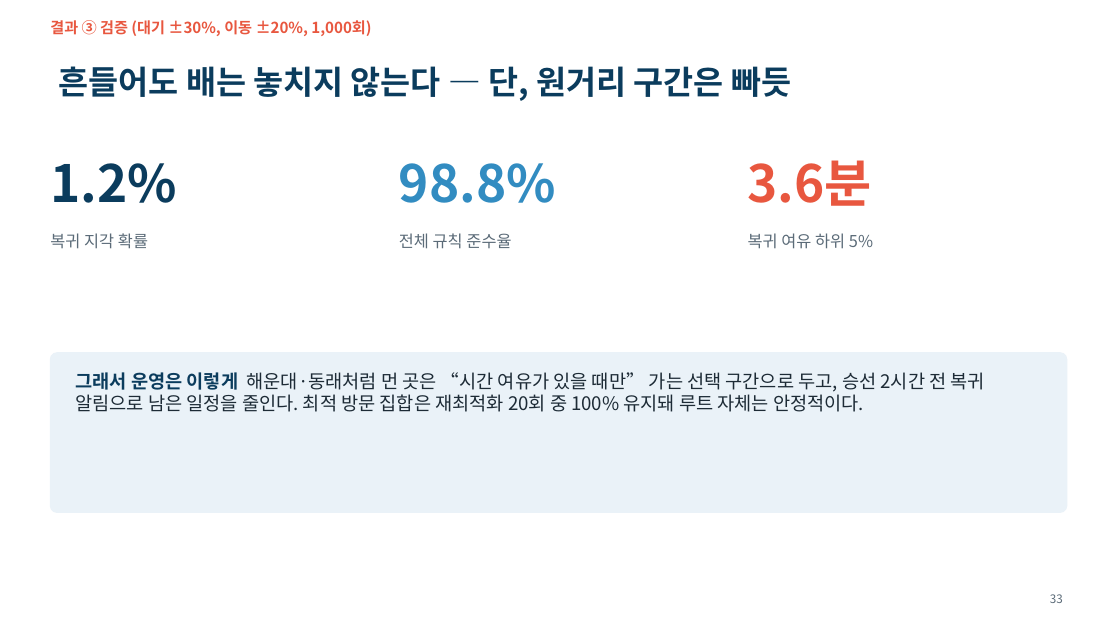
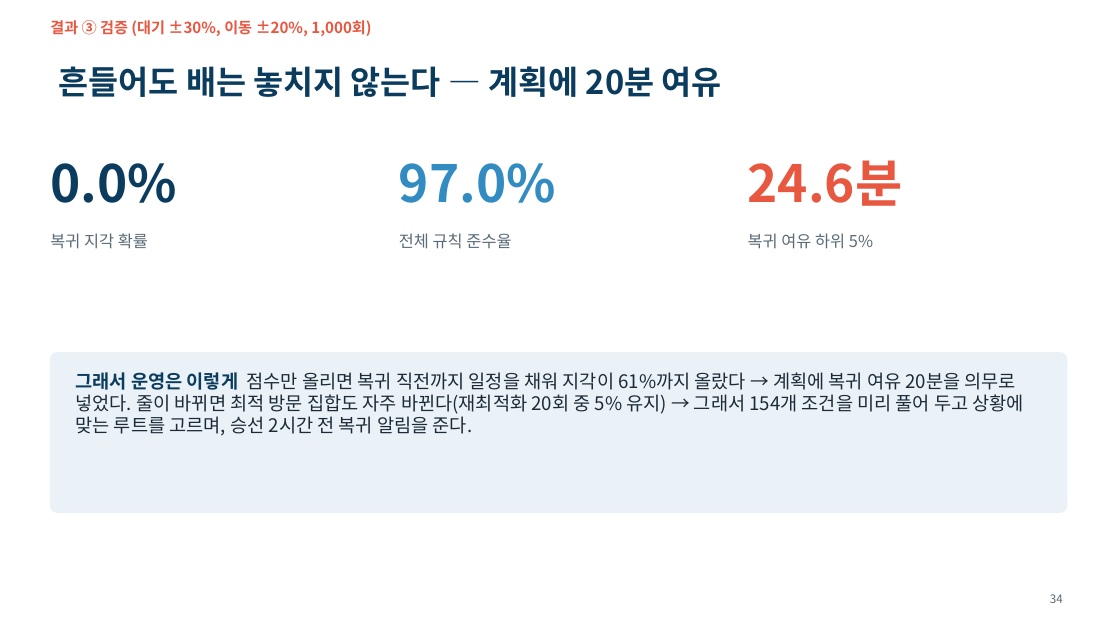
Before and after one commit to ddayoung03/busan-cruise-unpassing, a slide deck: slide 34 of 05_문서/3주차_발표자료.pptx (slide 33 before the commit). Drawn at 1120x630 pixels with LibreOffice and Linux fonts; fonts in the diff are those of the drawing. Boxes give left, top, right and bottom in pixels: in the first picture for what was removed or moved away, otherwise in the second. Text is boxed around its words. In the diff, an @@ line names an element or a change of style, - is before the commit and + after.

```diff
--- a/05_문서/3주차_발표자료.pptx
+++ b/05_문서/3주차_발표자료.pptx
@@ title at box(59, 66, 722, 97): text changed @@
-흔들어도 배는 놓치지 않는다 — 단, 원거리 구간은 빠듯
+흔들어도 배는 놓치지 않는다 — 계획에 20분 여유
@@ text at box(50, 163, 177, 203): text changed @@
-1.2%
+0.0%
@@ text at box(399, 163, 556, 203): text changed @@
-98.8%
+97.0%
@@ text at box(748, 160, 903, 206): text changed @@
-3.6분
+24.6분
@@ text at box(76, 372, 1024, 436): text changed @@
-그래서 운영은 이렇게 해운대·동래처럼 먼 곳은 “시간 여유가 있을 때만” 가는 선택 구간으로 두고, 승선 2시간 전 복귀 알림으로 남은 일정을 줄인다. 최적 방문 집합은 재최적화 20회 중 100% 유지돼 루트 자체는 안정적이다.
+그래서 운영은 이렇게 점수만 올리면 복귀 직전까지 일정을 채워 지각이 61%까지 올랐다 → 계획에 복귀 여유 20분을 의무로 넣었다. 줄이 바뀌면 최적 방문 집합도 자주 바뀐다(재최적화 20회 중 5% 유지) → 그래서 154개 조건을 미리 풀어 두고 상황에 맞는 루트를 고르며, 승선 2시간 전 복귀 알림을 준다.
@@ page number at box(1050, 594, 1063, 603): text changed @@
-33
+34
```
Also in this commit, not shown: 21 other slides changed, 5 slides added, 19 other files.
